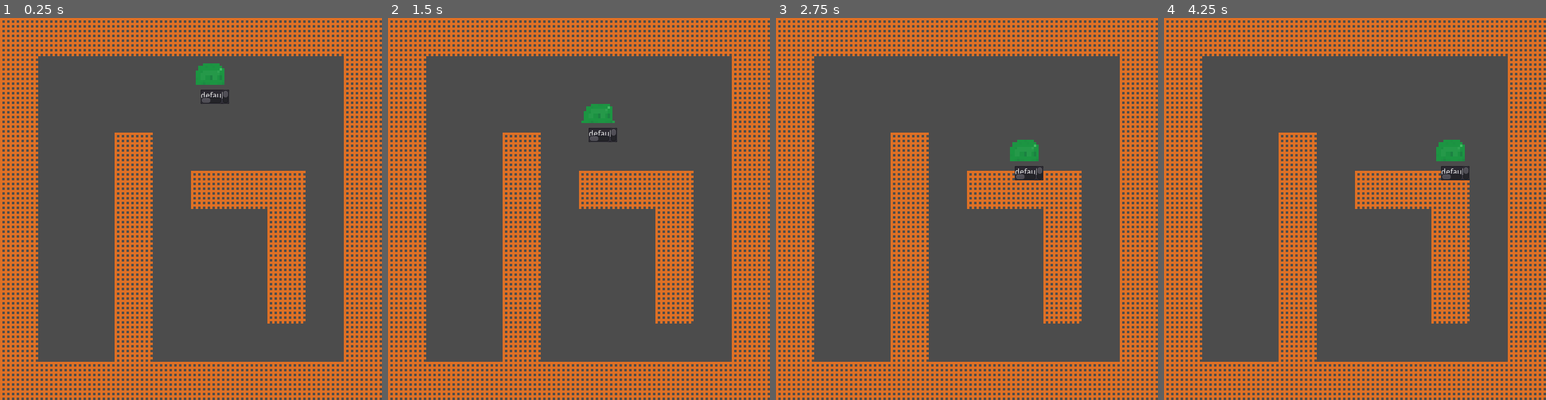
Above: before the commit, frames 1-4 (left to right).
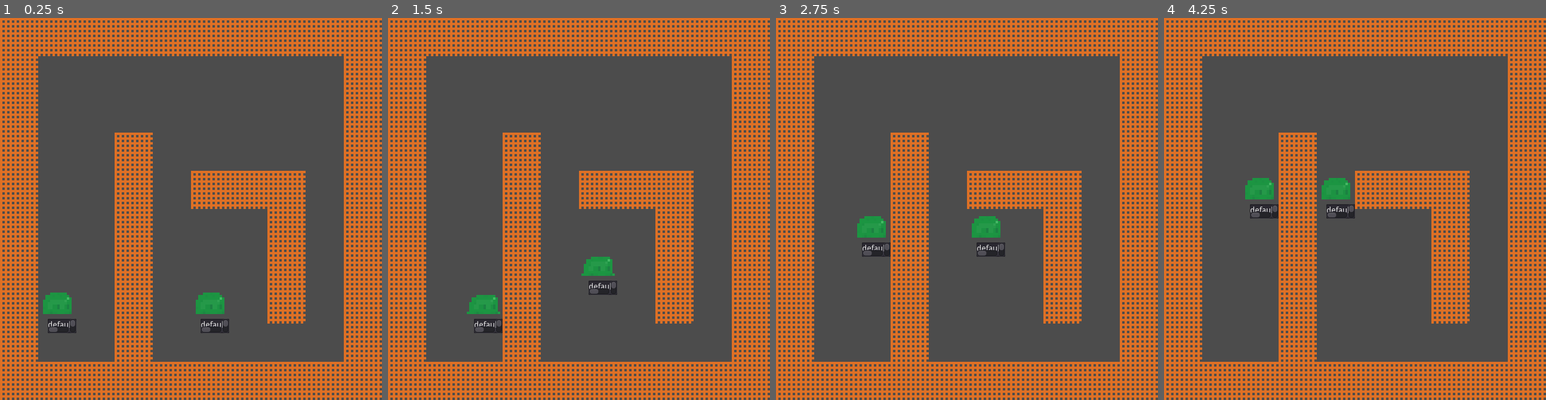
Above: after the commit, the same moments.

Repository: TuoLiYinLi/MonsterSmelter
Game: Godot game, scene res://test_3.tscn
The game is run twice, just before and just after one commit, with the same random seed, the same clock (stepped at 60 frames per second) and the same inputs.
Inputs:
- Up to frame 1 (0.25 s): no input
- Up to frame 2 (1.5 s): no input
- Up to frame 3 (2.75 s): tap Enter at 2 s
- Up to frame 4 (4.25 s): tap Space at 3.5 s

The runs differ from the first frame. In frame 1, 1.8% of the frame differs, in the area x 11-60%, y 11-83%; in frame 2, 1.7%; in frame 3, 1.9%, in the area x 21-70%, y 31-63%; in frame 4, 1.9%.

Commit message:
基本武器完成
* 新增一个伤害文字特效
* 预研投射物，预研生成管理器
* 网格管理器GridManager 移动到G全局脚本内部

Diff:
--- /dev/null
+++ b/Effect/damage_num.gd
@@ -0,0 +1,11 @@
+extends Node2D
+
+var text setget set_text
+func set_text(value):
+	$Label.text = str(value)
+
+func _process(delta):
+	modulate.a -= delta
+	position.y -= delta * 32
+	if(modulate.a<=0):
+		queue_free()
--- /dev/null
+++ b/Effect/damage_num.tscn
@@ -0,0 +1,14 @@
+[gd_scene load_steps=3 format=2]
+
+[ext_resource path="res://Theme/my_theme.tres" type="Theme" id=1]
+[ext_resource path="res://Effect/damage_num.gd" type="Script" id=2]
+
+[node name="damage_num" type="Node2D"]
+z_index = 1
+script = ExtResource( 2 )
+
+[node name="Label" type="Label" parent="."]
+grow_horizontal = 2
+grow_vertical = 2
+theme = ExtResource( 1 )
+text = "1234567890"
--- a/System/BattleEntity/BattleEntity.gd
+++ b/System/BattleEntity/BattleEntity.gd
@@ -5,9 +5,6 @@
 
 func _ready():
 	$TextEdit.text = self.description
-
-# 已经锁定的攻击目标
-var target:BattleEntity = null
 
 # 此实体的信息文字说明
 var description:String = "default_battle_entity_info"
@@ -197,15 +194,6 @@
 var burning_cd:float = 0
 
 func _physics_process(delta:float):
-	# 攻击冷却
-	if(attack_cd > 0):
-		attack_cd -= self.attack_speed * delta
-
-	# 攻击敌人
-	if(attack_cd <= 0 and target != null and is_instance_valid(target)):
-
-		offence(target)
-		attack_cd += 1
 
 	# 燃烧效果
 	if(burning_cd > 0):
@@ -223,8 +211,15 @@
 		#能量恢复（Z）
 		self.energy_current += self.energy_recover * delta
 
+	# 武器产生作用
+	if(self.weapon):
+		self.weapon.behavior()
+
+	# 攻击冷却
+	if(attack_cd > 0):
+		attack_cd -= self.attack_speed * delta
+
 	# 移动角色
-
 	var delta_posi:Vector2 = (next_position- last_position) * delta * G.MOVING_SPEED
 	if(delta_posi):
 		is_moving = true
@@ -240,11 +235,13 @@
 	else:
 		is_moving = false
 
+	# 移动CD
 	if(moving_cd > 0):
 		moving_cd -= delta
 
 # 发动进攻
 func offence(be:BattleEntity):
+	attack_cd += 1
 
 	print("%s 发起攻击 %s" % [self.description, be.description])
 
@@ -272,6 +269,12 @@
 	# 造成的真实伤害
 	var damage:float = max(self.attack*crit - is_blocked * be.armor, 0)
 	be.health_current -= damage
+
+	var n = G.damage_num.instance()
+	get_node("/root/G").add_child(n)
+	n.position = be.global_position
+	n.text = damage
+
 	# 触发
 	on_attack(be)
 	be.on_hit_by(self)
@@ -279,17 +282,17 @@
 #	print("%s的实际护甲率是%s"%[be.description,real_armor_rate])
 
 	if(is_blocked == 0):
-		print("%s的护甲被穿透了，受到%s伤害，剩下生命值%s"%[be.description,damage,be.health_current])
-	else:
-		print("%s的护甲挡住了%s伤害，受到%s伤害，剩下生命值%s"%[be.description,be.armor,damage,be.health_current])
+		print("%s的护甲被穿透了，受到%s伤害，剩下生命值%s" % [be.description, damage, be.health_current])
+	else:
+		print("%s的护甲挡住了%s伤害，受到%s伤害，剩下生命值%s" % [be.description, be.armor, damage, be.health_current])
 
 
 	#是否触发反伤Z
-	var rebound_damage=0
-	if(randf()<=be.rebound_rate):
-		rebound_damage=damage*be.rebound_proportion
-		self.health_current-=rebound_damage
-		print("%s的攻击触发了%s的反伤，造成了%s伤害，%s剩余%s生命"%[self.description,be.description,rebound_damage,self.description,self.health_current])
+	var rebound_damage = 0
+	if(randf() <= be.rebound_rate):
+		rebound_damage = damage*be.rebound_proportion
+		self.health_current -= rebound_damage
+		print("%s的攻击触发了%s的反伤，造成了%s伤害，%s剩余%s生命" % [self.description, be.description, rebound_damage, self.description, self.health_current])
 
 	print("---------------------------------------------------------------------------")
 
@@ -385,3 +388,15 @@
 
 
 #---------------------------------------------------------------------------
+# 武器系统
+
+# 已经锁定的攻击目标
+var attack_target:BattleEntity = null
+
+# 获取我的武器
+var weapon = null setget ,get_weapon
+func get_weapon():
+	if($weapon_pivot.get_child_count() == 0):
+		return null
+	else:
+		return $weapon_pivot.get_child(0)
--- a/System/BattleEntity/BattleEntity.tscn
+++ b/System/BattleEntity/BattleEntity.tscn
@@ -2,7 +2,6 @@
 
 [ext_resource path="res://System/BattleEntity/BattleEntity.gd" type="Script" id=1]
 [ext_resource path="res://Texture/BattleEntity/SlimeMove.png" type="Texture" id=2]
-
 
 [sub_resource type="RectangleShape2D" id=6]
 extents = Vector2( 32, 32 )
@@ -49,6 +48,8 @@
 frames = SubResource( 1 )
 playing = true
 
+[node name="weapon_pivot" type="Node2D" parent="."]
+
 [node name="TextEdit" type="TextEdit" parent="."]
 margin_left = -16.0
 margin_top = 24.0
--- a/System/Global/G.gd
+++ b/System/Global/G.gd
@@ -16,28 +16,41 @@
 	RIGHT = 3,
 }
 
+# 网格管理器单例
+var grid_manager = null setget , get_grid_manager
+func get_grid_manager():
+	if(!grid_manager):
+		print("[G] GridManager 初始化")
+		grid_manager = load("res://System/GridManager/GridManager.tscn").instance()
+		add_child(grid_manager)
+	return grid_manager
+
 # 预加载的战斗实体场景
 var battle_entity:PackedScene = load("res://System/BattleEntity/BattleEntity.tscn")
+
 # 预加载的基因场景
 var gene:PackedScene = load("res://System/BattleEntity/Gene.tscn")
 
-# 预加载网格
-var grid:PackedScene = load("res://System/GridManager/Grid.tscn")
-# 预加载的网格管理器
-var grid_manager:PackedScene = load("res://System/GridManager/GridManager.tscn")
+# 默认建筑
+var building:PackedScene = load("res://System/Building/Building.tscn")
 
-var building:PackedScene = load("res://System/Building/Building.tscn")
+# 默认武器
+var weapon:PackedScene = load("res://System/Weapon/Weapon.tscn")
+
+
+var damage_num = load("res://Effect/damage_num.tscn")
 
 # 点燃基因
 var gene_ignite:PackedScene = load("res://gene_ignite.tscn")
 # 能量消耗Z
 #var gene_ignite2:PackedScene = load("res://Scene/gene_ignite2.tscn")
 
+
 # ----------------------------------------------------------------------
 # 导出寻路网格
 func simple_navigate_matrix(_grid)->float:
 	if(_grid.battle_entity != null):
-		return 2.0
+		return 0.0
 	if(_grid.building != null):
 		return 1.0
 	return 0.0
--- a/System/GridManager/GridManager.gd
+++ b/System/GridManager/GridManager.gd
@@ -4,6 +4,9 @@
 
 extends Node2D
 class_name GridManager
+
+# 预加载网格
+var grid_scene:PackedScene = load("res://System/GridManager/Grid.tscn")
 
 var width:int = 0
 var height:int = 0
@@ -21,7 +24,7 @@
 		var n = Node2D.new()
 		add_child(n)
 		for y in range(_height):
-			var g = G.grid.instance()
+			var g = grid_scene.instance()
 			n.add_child(g)
 			g.index_x = x
 			g.index_y = y
@@ -92,3 +95,7 @@
 			row.append(res)
 
 	return out
+
+# 计算两个网格之间的距离
+func distance(grid1, grid2)->int:
+	return int(abs(grid1.index_x - grid2.index_x) + abs(grid1.index_y - grid2.index_y))
--- a/System/GridManager/GridManager.tscn
+++ b/System/GridManager/GridManager.tscn
@@ -2,6 +2,5 @@
 
 [ext_resource path="res://System/GridManager/GridManager.gd" type="Script" id=1]
 
-
 [node name="GridManager" type="Node2D"]
 script = ExtResource( 1 )
--- /dev/null
+++ b/System/Projectile/Projectile.gd
@@ -0,0 +1,12 @@
+# （预研）
+# 投射物
+# 代表了一个角色发起的一次攻击，击中后会触发角色的offence函数
+
+extends Node2D
+class_name Projectile
+
+# 自己的主人
+var host = null
+
+func hit():
+	pass
--- /dev/null
+++ b/System/Projectile/Projectile.tscn
@@ -0,0 +1,6 @@
+[gd_scene load_steps=2 format=2]
+
+[ext_resource path="res://System/Projectile/Projectile.gd" type="Script" id=1]
+
+[node name="Projectile" type="Node2D"]
+script = ExtResource( 1 )
--- /dev/null
+++ b/System/SpawnManager/SpawnManager.gd
@@ -0,0 +1,10 @@
+# （预研）
+# 生成管理器
+# 管理一切需要生成的对象
+
+extends Node2D
+class_name SpawnManager
+
+# 根据你的选项生成一个物体
+func spawn(option:Dictionary):
+	pass
--- /dev/null
+++ b/System/SpawnManager/SpawnManager.tscn
@@ -0,0 +1,6 @@
+[gd_scene load_steps=2 format=2]
+
+[ext_resource path="res://System/SpawnManager/SpawnManager.gd" type="Script" id=1]
+
+[node name="SpawnManager" type="Node2D"]
+script = ExtResource( 1 )
--- /dev/null
+++ b/System/Weapon/Weapon.gd
@@ -0,0 +1,48 @@
+# 武器
+# 决定角色行为和战斗方式的武器
+
+extends Node2D
+class_name Weapon
+
+# 获取自己的主人
+func get_host():
+	if(!get_parent()):
+		printerr("[Weapon] 没有找到父级对象")
+		return null
+	return get_parent().get_parent()
+
+# 获取目标敌人
+func get_target():
+	var host = get_host()
+	if(host and host.attack_target and is_instance_valid(host.attack_target)):
+		return host.attack_target
+	return null
+
+# 武器开始发挥作用（不同武器的工作效果不一样）
+func behavior():
+	# 如果当前角色有攻击目标
+	if(get_target()):
+		# 在攻击范围内则进行攻击
+		if(G.grid_manager.distance(get_host().grid, get_target().grid) == 1):
+			if(get_host().attack_cd<=0):
+				print("[Weapon] 进入攻击范围，发动战斗")
+				get_host().offence(get_target())
+		# 在范围外则进行寻路靠近目标
+		else:
+			if(get_host().moving_cd <= 0):
+				var mt = G.grid_manager.to_navigate_matrix(G,"simple_navigate_matrix")
+				var ns = PathFinder.next_step(mt, get_host().grid.index_x, get_host().grid.index_y, get_target().grid.index_x, get_target().grid.index_y)
+				if(ns):
+					get_host().move_to(G.grid_manager.get_grid_at(ns[0], ns[1]))
+				print("[Weapon] 角色导航中")
+#			else:
+#				print("[Weapon] 角色移动冷却")
+
+
+	# 如果当前角色有移动目标，则开始寻路
+
+
+
+	# 否则闲置
+
+	pass
--- /dev/null
+++ b/System/Weapon/Weapon.tscn
@@ -0,0 +1,6 @@
+[gd_scene load_steps=2 format=2]
+
+[ext_resource path="res://System/Weapon/Weapon.gd" type="Script" id=1]
+
+[node name="weapon" type="Node2D"]
+script = ExtResource( 1 )
--- /dev/null
+++ b/Theme/my_font.tres
@@ -0,0 +1,7 @@
+[gd_resource type="DynamicFont" load_steps=2 format=2]
+
+[ext_resource path="res://Theme/Grey.ttf" type="DynamicFontData" id=1]
+
+[resource]
+size = 38
+font_data = ExtResource( 1 )
--- /dev/null
+++ b/Theme/my_theme.tres
@@ -0,0 +1,6 @@
+[gd_resource type="Theme" load_steps=2 format=2]
+
+[ext_resource path="res://Theme/my_font.tres" type="DynamicFont" id=1]
+
+[resource]
+default_font = ExtResource( 1 )
--- a/project.godot
+++ b/project.godot
@@ -48,6 +48,21 @@
 "class": "PathFinder",
 "language": "GDScript",
 "path": "res://System/PathFinder/PathFinder.gd"
+}, {
+"base": "Node2D",
+"class": "Projectile",
+"language": "GDScript",
+"path": "res://System/Projectile/Projectile.gd"
+}, {
+"base": "Node2D",
+"class": "SpawnManager",
+"language": "GDScript",
+"path": "res://System/SpawnManager/SpawnManager.gd"
+}, {
+"base": "Node2D",
+"class": "Weapon",
+"language": "GDScript",
+"path": "res://System/Weapon/Weapon.gd"
 } ]
 _global_script_class_icons={
 "BattleEntity": "",
@@ -57,7 +72,10 @@
 "Grid": "",
 "GridManager": "",
 "Map": "",
-"PathFinder": ""
+"PathFinder": "",
+"Projectile": "",
+"SpawnManager": "",
+"Weapon": ""
 }
 
 [application]
--- a/test_3.gd
+++ b/test_3.gd
@@ -4,9 +4,7 @@
 extends Node2D
 
 func _ready():
-	var gm = G.grid_manager.instance()
-
-	add_child(gm)
+	var gm = G.grid_manager
 
 	gm.init_grids(10,10)
 
@@ -37,16 +35,21 @@
 
 	var m1 = G.battle_entity.instance()
 	add_child(m1)
-	m1.teleport_to(gm.get_grid_at(5,1))
+	m1.teleport_to(gm.get_grid_at(5,8))
 	m1.description = "p1"
 
-	while(true):
-		yield(get_tree().create_timer(0.5),"timeout")
-		var mt = gm.to_navigate_matrix(G,"simple_navigate_matrix")
+	var w1 = G.weapon.instance()
+	m1.get_node("weapon_pivot").add_child(w1)
 
-		for i in mt:
-			print(i)
+	var m2 = G.battle_entity.instance()
+	add_child(m2)
+	m2.teleport_to(gm.get_grid_at(1,7))
+	m2.description = "p2"
 
-		var ns = PathFinder.next_step(mt,m1.grid.index_x,m1.grid.index_y,8,8)
-		if(ns):
-			m1.move_to(gm.get_grid_at(ns[0],ns[1]))
+	m2.moving_cd = 0.5
+
+	var w2 = G.weapon.instance()
+	m2.get_node("weapon_pivot").add_child(w2)
+
+	m1.attack_target = m2
+	m2.attack_target = m1
Binary file added: Theme/Grey.ttf
